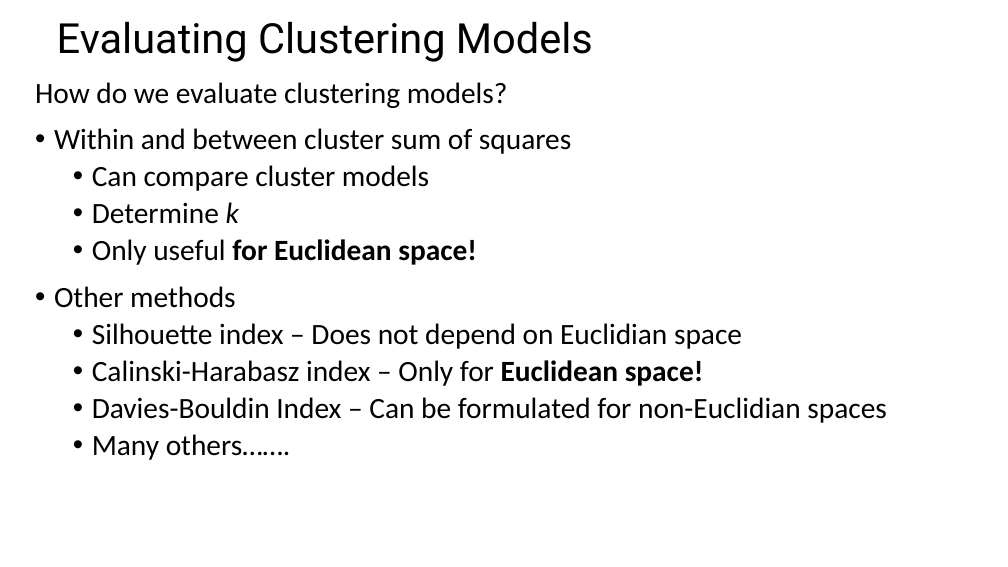
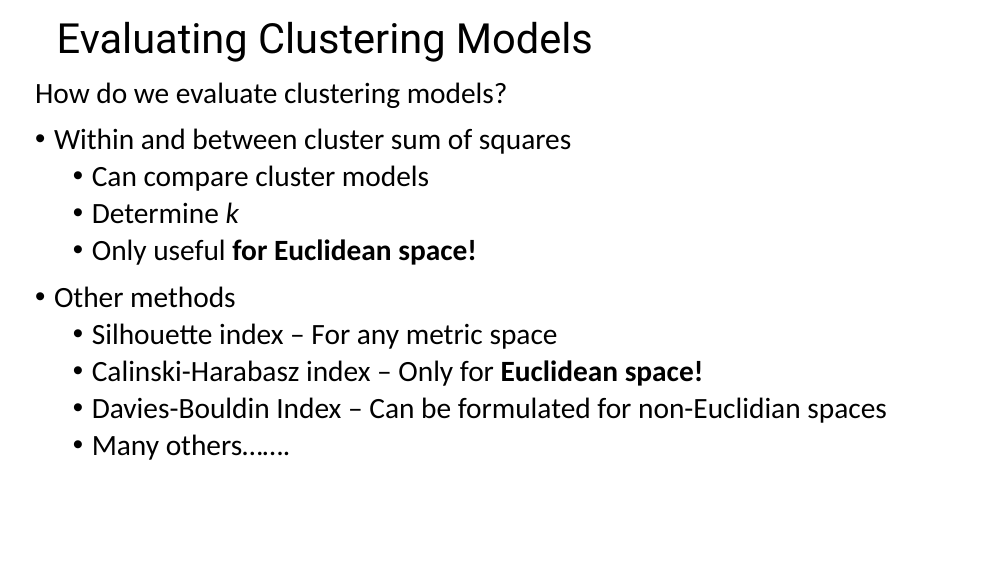
Before and after one commit to TimBohlemann/CSCI-E-108, a slide deck: slide 27 of slides/8_IntroductionToClustering_Part1.pptx. Drawn at 1008x567 pixels with LibreOffice and Linux fonts; fonts in the diff are those of the drawing. Boxes give left, top, right and bottom in pixels: in the first picture for what was removed or moved away, otherwise in the second. Text is boxed around its words. In the diff, an @@ line names an element or a change of style, - is before the commit and + after.

```diff
--- a/slides/8_IntroductionToClustering_Part1.pptx
+++ b/slides/8_IntroductionToClustering_Part1.pptx
@@ text at <box>92,323,558,349</box>: text changed @@
-  • Silhouette index – Does not depend on Euclidian space
+  • Silhouette index – For any metric space
```
Also in this commit, not shown: 4 other slides changed.
